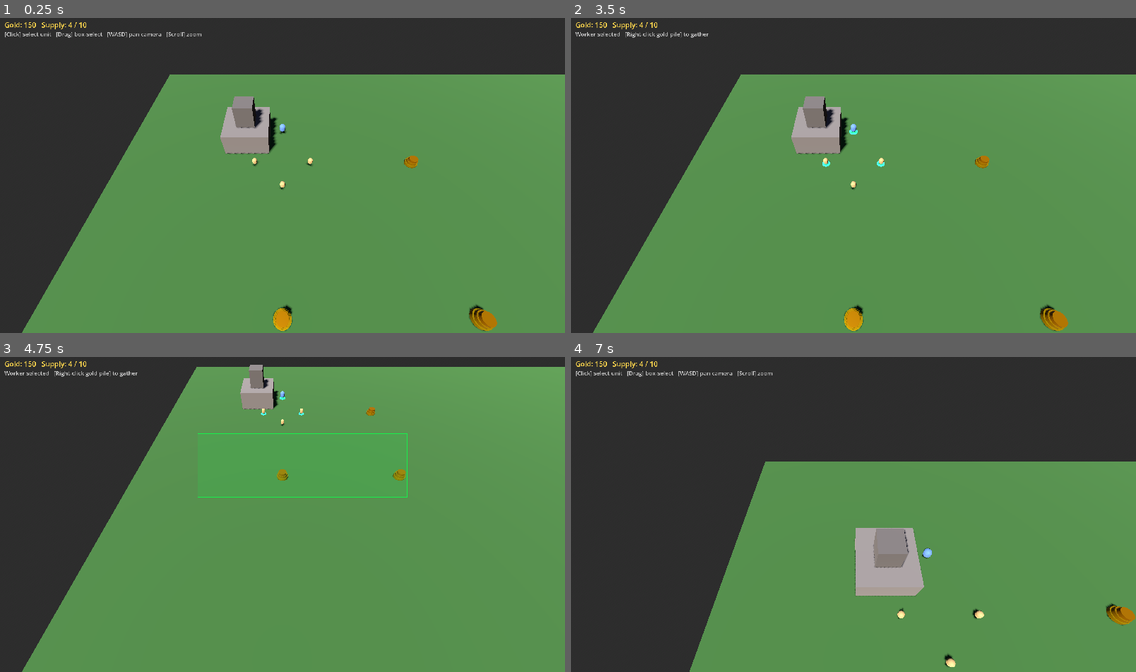
Above: before the commit, frames 1-4 (two rows, left to right).
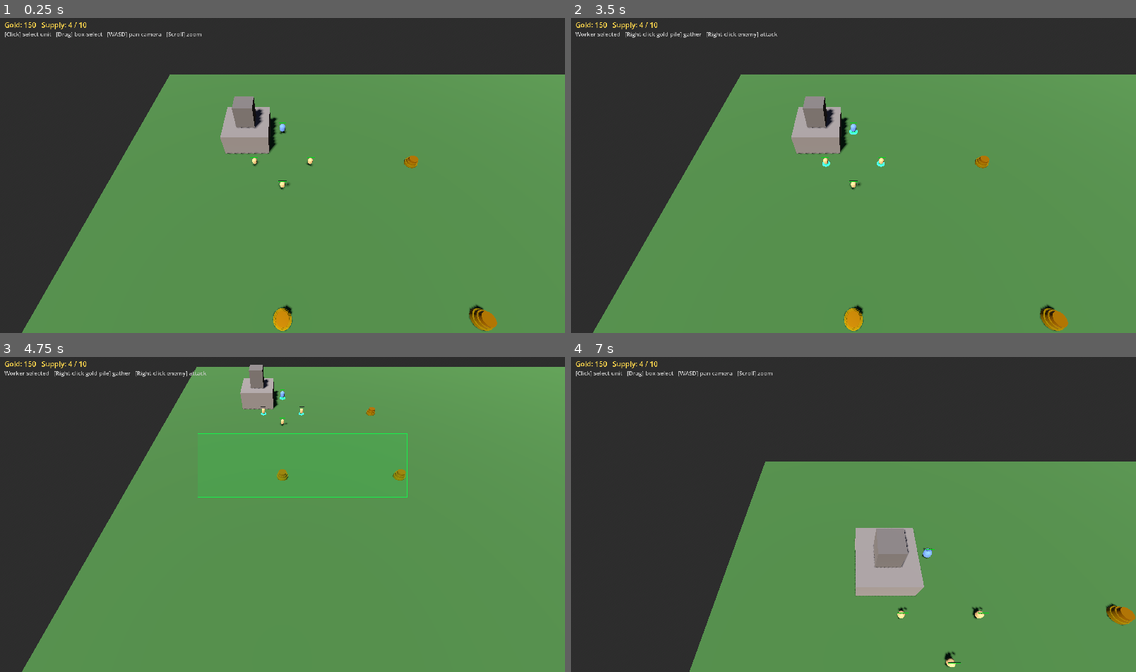
Above: after the commit, the same moments.

Repository: mrlmarketingllc-ops/thrones-of-war-godot
Game: Godot game, scene res://scenes/game.tscn
Same seed, same stepped clock (60 frames per second), same inputs: the game is played once before the commit and once after it.
Inputs (mouse positions are in pixels of both pictures, inside the frame that each line leads up to):
- Up to frame 1 (0.25 s): no input
- Up to frame 2 (3.5 s): tap Enter at 0.5, 2 s; move the mouse to (825, 238) at 0.52 s; hold Up 0.53-1.25 s; hold S (cam_down) 0.53-1.25 s; click (825, 238) at 0.67 s; tap Space at 1.25, 2.75 s; drag from (1023, 222) to (825, 238) at 1.27 s; move the mouse to (684, 125) at 2.02 s; hold Left 2.03-2.75 s; hold D (cam_right) 2.03-2.75 s; drag from (881, 175) to (684, 125) at 2.77 s
- Up to frame 3 (4.75 s): move the mouse to (197, 432) at 3.52 s; hold Down 3.53-4.25 s; tap T at 3.6 s; drag from (406, 498) to (197, 432) at 4.27 s
- Up to frame 4 (7 s): move the mouse to (740, 530) at 5.02 s; hold Up 5.03-5.75 s; hold A (cam_left) 5.03-5.75 s; click (740, 530) at 5.17 s; drag from (910, 442) to (740, 530) at 5.77 s; move the mouse to (825, 577) at 6.52 s; hold Right from 6.53 s (still down); hold W (cam_up) from 6.53 s (still down)

The runs differ from the first frame. In frame 1, less than 0.1% of the frame differs, in the area x 44-56%, y 33-54%; in frame 2, 0.1%, in the area x 19-56%, y 4-54%; in frame 3, 0.1%; in frame 4, less than 0.1%.

Commit message:
Phase 5: combat — HP bars, attack states, enemy camp
unit.gd:
- Add ATTACK_MOVE and ATTACKING states to UnitState enum
- Add owner_id field (player1 / player2) for friend-foe checks
- Add attack_target, attack_timer fields
- _chase_target(): follow moving enemies, switch to ATTACKING in range
- _do_attacking(): tick attack_timer, call target.take_damage(), re-chase
  if target moves out of range * 1.2 buffer
- take_damage(amount): reduce hp, update HP bar, emit died + queue_free
- attack(target): public entry point, sets ATTACK_MOVE state
- move_to/gather_from: now clears attack_target
- _build_visuals(): add two-layer HP bar (dark bg + colored fg)
- _update_hp_bar(): left-aligned depletion, green→yellow→red at 60/30%

game.gd:
- ENEMY_START constant at (75,0,75)
- _spawn_enemy_units(): 3 raiders + 1 giant as stationary targets
- _spawn_unit(): sets owner_id=player1, connects died signal
- _on_unit_died(): erases from all_units/selected, decrements player supply
- _right_click(): priority 1 = right-click enemy → attack() on selection
- _pick_at(), _finish_box_select(): skip enemy units (owner_id != player1)
- Hint text updated to mention right-click enemy = attack

Co-Authored-By: Claude Sonnet 4.6 <noreply@anthropic.com>

Diff:
--- a/scripts/game.gd
+++ b/scripts/game.gd
@@ -33,6 +33,7 @@
 const EDGE_MARGIN    : int   = 20
 
 const PLAYER_START   := Vector3(18.0, 0.0, 18.0)  # camera + building anchor
+const ENEMY_START    := Vector3(75.0, 0.0, 75.0)  # enemy camp for Phase 5
 
 # ════════════════════════════════════════════════════════════════════════════
 # State
@@ -66,6 +67,7 @@
 	_spawn_starting_buildings()
 	_spawn_resource_nodes()
 	_spawn_starting_units()
+	_spawn_enemy_units()
 
 # ════════════════════════════════════════════════════════════════════════════
 # Scene construction
@@ -190,8 +192,8 @@
 	if not sel_units.is_empty():
 		var workers := sel_units.filter(func(e): return (e as Unit).unit_type == Unit.UnitType.WORKER)
 		if not workers.is_empty():
-			return "Worker selected   [Right-click gold pile] to gather"
-		return "Unit selected   [Right-click] to move"
+			return "Worker selected   [Right-click gold pile] gather   [Right-click enemy] attack"
+		return "Unit selected   [Right-click] move   [Right-click enemy] attack"
 
 	return "[Click] select unit   [Drag] box-select   [WASD] pan camera   [Scroll] zoom"
 
@@ -242,17 +244,46 @@
 func _spawn_unit(pos: Vector3, uid: String) -> void:
 	var u = UnitScene.instantiate()
 	u.unit_id  = uid
+	u.owner_id = "player1"
 	u.position = pos
 	u.deposited_gold.connect(_on_gold_deposited)
+	u.died.connect(_on_unit_died.bind(u))
 	add_child(u)   # _ready() fires here, loading all stats from Data
 	all_units.append(u)
 	player_supply += u.supply_cost
 
+func _spawn_enemy_units() -> void:
+	# Small raiding party used as combat targets for Phase 5 (no AI yet)
+	var types : Array[String]   = ["raider", "raider", "raider", "giant"]
+	var offsets : Array[Vector3] = [
+		Vector3(-5.0, 0.0,  2.0),
+		Vector3( 0.0, 0.0,  0.0),
+		Vector3( 5.0, 0.0,  2.0),
+		Vector3( 0.0, 0.0, -6.0),
+	]
+	for i in types.size():
+		_spawn_enemy_unit(ENEMY_START + offsets[i], types[i])
+
+func _spawn_enemy_unit(pos: Vector3, uid: String) -> void:
+	var u = UnitScene.instantiate()
+	u.unit_id  = uid
+	u.owner_id = "player2"
+	u.position = pos
+	u.died.connect(_on_unit_died.bind(u))
+	add_child(u)
+	all_units.append(u)
+
 # ════════════════════════════════════════════════════════════════════════════
 # Economy signals
 # ════════════════════════════════════════════════════════════════════════════
 func _on_gold_deposited(amount: int) -> void:
 	player_gold += amount
+
+func _on_unit_died(unit: Unit) -> void:
+	all_units.erase(unit)
+	selected.erase(unit)
+	if unit.owner_id == "player1":
+		player_supply -= unit.supply_cost
 
 func _on_production_complete(unit_id: String, spawn_pos: Vector3) -> void:
 	_spawn_unit(spawn_pos, unit_id)
@@ -374,15 +405,14 @@
 # ════════════════════════════════════════════════════════════════════════════
 func _pick_at(screen_pos: Vector2) -> void:
 	_deselect_all()
-	# Units first (layer 2), then buildings (layer 3)
 	var hit = _raycast_layer(screen_pos, 2)
-	if hit is Unit:
+	if hit is Unit and (hit as Unit).owner_id == "player1":
 		(hit as Unit).select(true)
 		selected.append(hit)
 		return
 	hit = _raycast_layer(screen_pos, 3)
 	if hit is Building:
-		selected.append(hit)  # buildings have no ring yet; HUD shows the state
+		selected.append(hit)
 
 func _finish_box_select(end_pos: Vector2) -> void:
 	_deselect_all()
@@ -392,6 +422,8 @@
 	)
 	for u in all_units:
 		var unit := u as Unit
+		if unit.owner_id != "player1":
+			continue
 		var screen := camera.unproject_position(unit.global_position + Vector3(0.0, 0.65, 0.0))
 		if rect.has_point(screen):
 			unit.select(true)
@@ -416,7 +448,16 @@
 	if selected.is_empty():
 		return
 
-	# Priority 1 — right-click on resource node with workers selected → gather
+	# Priority 1 — right-click on enemy unit → attack
+	var hit_unit = _raycast_layer(screen_pos, 2)
+	if hit_unit is Unit and (hit_unit as Unit).owner_id != "player1":
+		var sel_units := _get_selected_units()
+		if not sel_units.is_empty():
+			for u in sel_units:
+				(u as Unit).attack(hit_unit as Unit)
+			return
+
+	# Priority 2 — right-click on resource node with workers selected → gather
 	var rn = _raycast_layer(screen_pos, 4)
 	if rn is ResourceNode and not rn.is_depleted():
 		var workers := _get_selected_units().filter(
@@ -427,7 +468,7 @@
 				(w as Unit).gather_from(rn as ResourceNode, main_building)
 			return
 
-	# Priority 2 — right-click on ground → move
+	# Priority 3 — right-click on ground → move
 	var world_pos := _raycast_ground(screen_pos)
 	if world_pos == Vector3.INF:
 		return
--- a/scripts/unit.gd
+++ b/scripts/unit.gd
@@ -3,47 +3,51 @@
 
 # ── Enums ────────────────────────────────────────────────────────────────────
 enum UnitType  { WORKER, SOLDIER }
-enum UnitState { IDLE, MOVING, GATHERING_WALK, GATHERING, RETURNING }
-
-# ── Identity — set unit_id BEFORE adding to scene tree ───────────────────────
-var unit_id     : String   = "levy_spearman"
-
-# Loaded from Data in _ready(); set unit_id first
-var unit_type    : UnitType = UnitType.SOLDIER
-var unit_color   : Color    = Color(0.35, 0.60, 1.0)
-var supply_cost  : int      = 1
-var max_hp       : int      = 80
-var hp           : int      = 80
-var speed        : float    = 5.5
-
-# Combat stats (used in Phase 5+; stored here so attack logic can read them)
-var damage          : int   = 12
-var attack_range    : float = 1.8
-var attack_interval : float = 1.4
-
-# Gathering stats (non-zero for workers only)
-var gather_amount : int   = 0
-var gather_time   : float = 0.0
-var visual_scale  : float = 1.0
-
-# ── State ─────────────────────────────────────────────────────────────────────
+enum UnitState { IDLE, MOVING, GATHERING_WALK, GATHERING, RETURNING, ATTACK_MOVE, ATTACKING }
+
+# ── Identity — set unit_id and owner_id BEFORE adding to scene tree ──────────
+var unit_id  : String = "levy_spearman"
+var owner_id : String = "player1"
+
+# Loaded from Data.UNITS[unit_id] in _ready()
+var unit_type       : UnitType = UnitType.SOLDIER
+var unit_color      : Color    = Color(0.35, 0.60, 1.0)
+var supply_cost     : int      = 1
+var max_hp          : int      = 80
+var hp              : int      = 80
+var speed           : float    = 5.5
+var damage          : int      = 12
+var attack_range    : float    = 1.8
+var attack_interval : float    = 1.4
+var gather_amount   : int      = 0
+var gather_time     : float    = 0.0
+var visual_scale    : float    = 1.0
+
+# ── Selection ─────────────────────────────────────────────────────────────────
 var is_selected := false
 
 # ── Movement ──────────────────────────────────────────────────────────────────
 var _target_pos := Vector3.ZERO
 var _has_target := false
 
-# ── Economy state machine ──────────────────────────────────────────────────────
-var state          : UnitState = UnitState.IDLE
+# ── State machine ─────────────────────────────────────────────────────────────
+var state          : UnitState  = UnitState.IDLE
 var gather_target  : ResourceNode = null
 var deposit_target : Building     = null
 var carry_gold     : int          = 0
 var gather_timer   : float        = 0.0
+var attack_target  : Unit         = null
+var attack_timer   : float        = 0.0
 
 # ── Visuals ───────────────────────────────────────────────────────────────────
-var _ring : MeshInstance3D
+var _ring       : MeshInstance3D
+var _hp_bar_fg  : MeshInstance3D
+var _hp_bar_mat : StandardMaterial3D
+const _BAR_W    : float = 0.8
+const _BAR_H    : float = 0.07
 
 signal deposited_gold(amount: int)
+signal died
 
 # ── Lifecycle ─────────────────────────────────────────────────────────────────
 
@@ -51,21 +55,20 @@
 	collision_layer = 2
 	collision_mask  = 1
 
-	# Load all stats from Data; unit_id must be set before add_child()
 	var udata : Dictionary = Data.UNITS.get(unit_id, {})
 	var is_worker_flag : bool = udata.get("is_worker", false)
-	unit_type        = UnitType.WORKER if is_worker_flag else UnitType.SOLDIER
-	unit_color       = udata.get("color",            Color(0.40, 0.40, 0.40))
-	supply_cost      = udata.get("supply_cost",      1)
-	max_hp           = udata.get("hp",               80)
-	hp               = max_hp
-	speed            = udata.get("speed",            5.5)
-	damage           = udata.get("damage",           12)
-	attack_range     = udata.get("attack_range",     1.8)
-	attack_interval  = udata.get("attack_interval",  1.4)
-	gather_amount    = udata.get("gather_amount",    0)
-	gather_time      = udata.get("gather_time",      0.0)
-	visual_scale     = udata.get("visual_scale",     1.0)
+	unit_type       = UnitType.WORKER if is_worker_flag else UnitType.SOLDIER
+	unit_color      = udata.get("color",            Color(0.40, 0.40, 0.40))
+	supply_cost     = udata.get("supply_cost",      1)
+	max_hp          = udata.get("hp",               80)
+	hp              = max_hp
+	speed           = udata.get("speed",            5.5)
+	damage          = udata.get("damage",           12)
+	attack_range    = udata.get("attack_range",     1.8)
+	attack_interval = udata.get("attack_interval",  1.4)
+	gather_amount   = udata.get("gather_amount",    0)
+	gather_time     = udata.get("gather_time",      0.0)
+	visual_scale    = udata.get("visual_scale",     1.0)
 
 	_target_pos = global_position
 	_build_visuals()
@@ -73,13 +76,13 @@
 # ── Visual construction ───────────────────────────────────────────────────────
 
 func _build_visuals() -> void:
-	var is_worker    : bool  = unit_type == UnitType.WORKER
-	var base_radius  : float = 0.30 if is_worker else 0.35
-	var base_height  : float = 0.90 if is_worker else 1.00
-	var base_offset  : float = 0.55 if is_worker else 0.65
-	var radius       : float = base_radius * visual_scale
-	var height       : float = base_height * visual_scale
-	var y_offset     : float = base_offset * visual_scale
+	var is_worker   : bool  = unit_type == UnitType.WORKER
+	var base_radius : float = 0.30 if is_worker else 0.35
+	var base_height : float = 0.90 if is_worker else 1.00
+	var base_offset : float = 0.55 if is_worker else 0.65
+	var radius      : float = base_radius * visual_scale
+	var height      : float = base_height * visual_scale
+	var y_offset    : float = base_offset * visual_scale
 
 	# Capsule body
 	var body_mat := StandardMaterial3D.new()
@@ -104,7 +107,7 @@
 	col.position = Vector3(0.0, y_offset, 0.0)
 	add_child(col)
 
-	# Selection ring (glowing disc at feet)
+	# Selection ring
 	var ring_mat := StandardMaterial3D.new()
 	ring_mat.albedo_color               = Color(0.1, 1.0, 0.35)
 	ring_mat.emission_enabled           = true
@@ -123,6 +126,31 @@
 	_ring.visible  = false
 	add_child(_ring)
 
+	# HP bar — two-layer flat bar above the unit
+	var bar_y : float = y_offset + height * 0.5 + 0.25
+
+	var bg_mat := StandardMaterial3D.new()
+	bg_mat.albedo_color = Color(0.15, 0.15, 0.15)
+	bg_mat.shading_mode = BaseMaterial3D.SHADING_MODE_UNSHADED
+	var bg_mesh := BoxMesh.new()
+	bg_mesh.size     = Vector3(_BAR_W, _BAR_H, 0.04)
+	bg_mesh.material = bg_mat
+	var hp_bg        := MeshInstance3D.new()
+	hp_bg.mesh        = bg_mesh
+	hp_bg.position    = Vector3(0.0, bar_y, 0.0)
+	add_child(hp_bg)
+
+	_hp_bar_mat              = StandardMaterial3D.new()
+	_hp_bar_mat.albedo_color = Color(0.0, 0.85, 0.1)
+	_hp_bar_mat.shading_mode = BaseMaterial3D.SHADING_MODE_UNSHADED
+	var fg_mesh := BoxMesh.new()
+	fg_mesh.size     = Vector3(_BAR_W, _BAR_H, 0.04)
+	fg_mesh.material = _hp_bar_mat
+	_hp_bar_fg          = MeshInstance3D.new()
+	_hp_bar_fg.mesh     = fg_mesh
+	_hp_bar_fg.position = Vector3(0.0, bar_y, 0.02)  # in front of bg
+	add_child(_hp_bar_fg)
+
 # ── Physics ───────────────────────────────────────────────────────────────────
 
 func _physics_process(delta: float) -> void:
@@ -132,6 +160,10 @@
 		if gather_timer <= 0.0:
 			_complete_gather()
 		move_and_slide()
+	elif state == UnitState.ATTACKING:
+		_do_attacking(delta)
+	elif state == UnitState.ATTACK_MOVE:
+		_chase_target(delta)
 	else:
 		_apply_movement(delta)
 		if not _has_target:
@@ -160,7 +192,7 @@
 		UnitState.GATHERING_WALK:
 			if gather_target != null and not gather_target.is_depleted():
 				state        = UnitState.GATHERING
-				gather_timer = gather_time  # unit's own gather_time from Data
+				gather_timer = gather_time
 			else:
 				state = UnitState.IDLE
 
@@ -177,17 +209,75 @@
 		UnitState.MOVING:
 			state = UnitState.IDLE
 
+func _chase_target(delta: float) -> void:
+	if attack_target == null or not is_instance_valid(attack_target):
+		attack_target = null
+		state         = UnitState.IDLE
+		velocity      = Vector3.ZERO
+		move_and_slide()
+		return
+	var dist : float = global_position.distance_to(attack_target.global_position)
+	if dist <= attack_range:
+		state        = UnitState.ATTACKING
+		attack_timer = attack_interval
+		_has_target  = false
+		velocity     = Vector3.ZERO
+		move_and_slide()
+	else:
+		# Update target position each frame so we chase moving enemies
+		_target_pos = Vector3(attack_target.global_position.x, global_position.y, attack_target.global_position.z)
+		_has_target = true
+		_apply_movement(delta)
+
+func _do_attacking(delta: float) -> void:
+	velocity = Vector3.ZERO
+	if attack_target == null or not is_instance_valid(attack_target):
+		attack_target = null
+		state         = UnitState.IDLE
+		move_and_slide()
+		return
+	var dist : float = global_position.distance_to(attack_target.global_position)
+	if dist > attack_range * 1.2:
+		# Target moved out of range — resume chasing
+		state = UnitState.ATTACK_MOVE
+		move_and_slide()
+		return
+	# Face the target
+	var look_pos : Vector3 = attack_target.global_position
+	look_pos.y = global_position.y
+	if look_pos.distance_to(global_position) > 0.05:
+		look_at(look_pos, Vector3.UP)
+	attack_timer -= delta
+	if attack_timer <= 0.0:
+		attack_timer = attack_interval
+		attack_target.take_damage(damage)
+	move_and_slide()
+
 func _complete_gather() -> void:
 	carry_gold = 0
 	if gather_target != null and not gather_target.is_depleted():
-		carry_gold = gather_target.try_gather(gather_amount)  # pass unit's carry capacity
-
+		carry_gold = gather_target.try_gather(gather_amount)
 	if carry_gold > 0 and deposit_target != null:
 		state = UnitState.RETURNING
 		_set_target(deposit_target.get_spawn_pos())
 	else:
 		gather_target = null
 		state         = UnitState.IDLE
+
+# ── HP bar ────────────────────────────────────────────────────────────────────
+
+func _update_hp_bar() -> void:
+	if _hp_bar_fg == null or max_hp <= 0:
+		return
+	var ratio : float = clampf(float(hp) / float(max_hp), 0.0, 1.0)
+	_hp_bar_fg.scale.x    = maxf(ratio, 0.001)
+	_hp_bar_fg.position.x = _BAR_W * (ratio - 1.0) * 0.5   # left-align as bar depletes
+	if ratio > 0.6:
+		_hp_bar_mat.albedo_color = Color(0.0, 0.85, 0.1)
+	elif ratio > 0.3:
+		_hp_bar_mat.albedo_color = Color(1.0, 0.75, 0.0)
+	else:
+		_hp_bar_mat.albedo_color = Color(0.9, 0.15, 0.15)
 
 # ── Public API ────────────────────────────────────────────────────────────────
 
@@ -199,15 +289,30 @@
 func move_to(pos: Vector3) -> void:
 	gather_target  = null
 	deposit_target = null
+	attack_target  = null
 	state          = UnitState.MOVING
 	_set_target(pos)
 
 func gather_from(node: ResourceNode, deposit_bldg: Building) -> void:
+	attack_target  = null
 	gather_target  = node
 	deposit_target = deposit_bldg
 	state          = UnitState.GATHERING_WALK
 	_set_target(node.global_position)
 
+func attack(target: Unit) -> void:
+	gather_target  = null
+	deposit_target = null
+	attack_target  = target
+	state          = UnitState.ATTACK_MOVE
+
+func take_damage(amount: int) -> void:
+	hp = maxi(hp - amount, 0)
+	_update_hp_bar()
+	if hp <= 0:
+		died.emit()
+		queue_free()
+
 func _set_target(pos: Vector3) -> void:
 	_target_pos = Vector3(pos.x, global_position.y, pos.z)
 	_has_target = true
